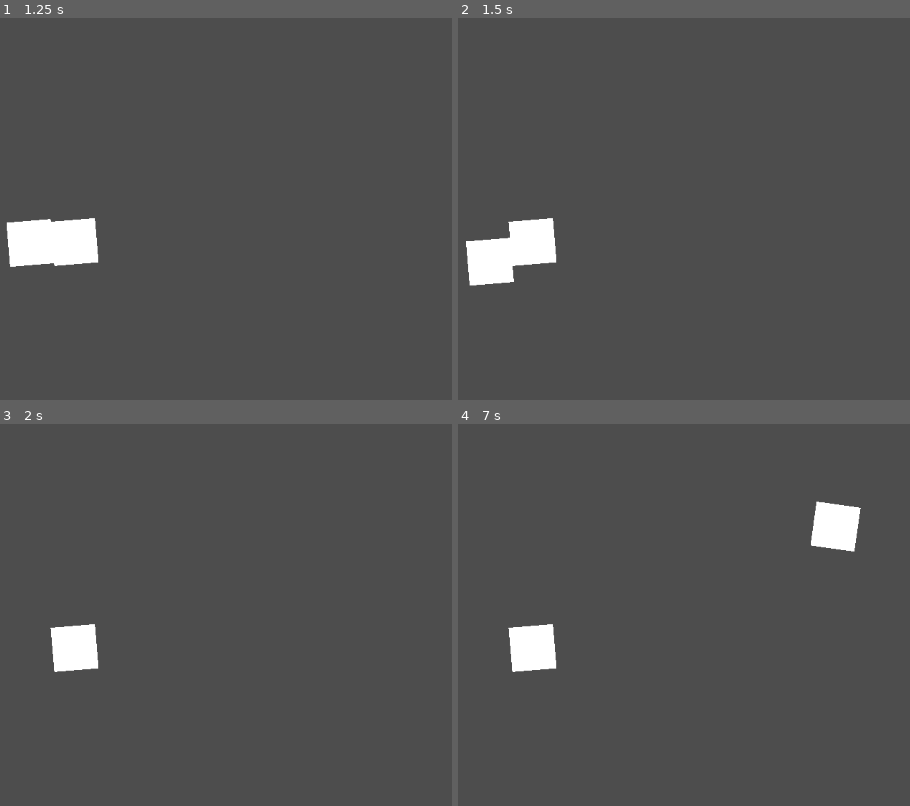
Above: before the commit, frames 1-4 (two rows, left to right).
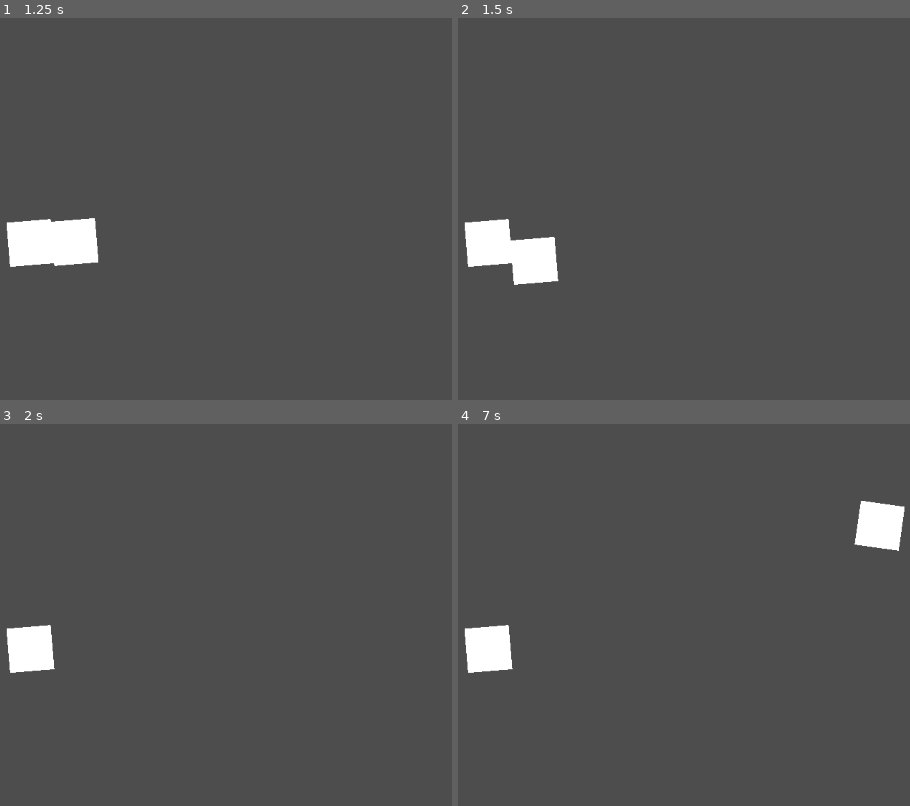
Above: after the commit, the same moments.

Repository: ChrisCee2/20gc4indy500
Game: Godot game, scene res://multiplayer.tscn
The game is run twice, just before and just after one commit, with the same random seed, the same clock (stepped at 60 frames per second) and the same inputs.
Inputs:
- Up to frame 1 (1.25 s): tap Enter at 0.5 s; hold D (right) from 0.53 s (still down)
- Up to frame 2 (1.5 s): tap Space at 1.25 s; release D (right) at 1.28 s; hold S (down) from 1.28 s (still down)
- Up to frame 3 (2 s): keep holding S (down)
- Up to frame 4 (7 s): release S (down) at 2.03 s; hold D (right) 2.03-2.78 s; tap Enter at 2.75, 4.25 s; hold W (up) 2.78-3.53 s; tap Space at 3.5, 5 s; hold A (left) 3.53-5.03 s; hold S (down) 5.03-5.78 s; hold D (right) 5.78-6.53 s; hold W (up) from 6.53 s (still down)

Frame 1 is identical in both runs. In frame 2, 2.0% of the frame differs, in the area x 1-23%, y 52-71%; in frame 3, 2.3%; in frame 4, 4.6%, in the area x 1-99%, y 20-66%.

Commit message:
GC4-2: Disable controller inputs and support wasd / arrows for multiplayer

Diff:
--- a/controllers/input_controller.gd
+++ b/controllers/input_controller.gd
@@ -26,13 +26,12 @@
 func update_input(event: InputEvent, device: int) -> void:
 	if event.device != device:
 		return
-	var device_name: String = Input.get_joy_name(device)
 	ps3_controller_handler.update_input(input_map, event, device, controller_dead_zone)
 
 
 # Run on unhandled_input
-func update_keyboard_input(event: InputEvent, device: int) -> void:
-	if event.device != device:
+func update_keyboard_input(event: InputEvent, device: int, keys: Dictionary) -> void:
+	if event is InputEventKey and !keys.get(event.as_text_keycode(), false):
 		return
 	for action in input_map:
 		if event.is_action(action):
--- a/multiplayer.gd
+++ b/multiplayer.gd
@@ -2,20 +2,16 @@
 
 @onready var players: Node = $Players
 
+var player_keys: Dictionary = {
+	0: {"Up": true, "Left": true, "Down": true, "Right": true},
+	1: {"W": true, "A": true, "S": true, "D": true}
+}
+
 
 func _ready() -> void:
-	var connected_controllers: Array[int] = Input.get_connected_joypads()
-	print(connected_controllers)
 	var i: int = 0
-	if connected_controllers.size() > 0:
-		for player in players.get_children():
-			if player is Player:
-				player.set_device(connected_controllers[i])
-				i += 1
-				if i >= connected_controllers.size():
-					return
-	else:
-		for player in players.get_children():
-			if player is Player:
-				player.set_device(i)
-				return
+	for player in players.get_children():
+		if player is Player:
+			player.set_device(i)
+			player.set_keys(player_keys[i])
+			i += 1
--- a/player.gd
+++ b/player.gd
@@ -4,22 +4,25 @@
 @onready var move_controller: MoveController = $MoveController
 
 
+var player_keys: Dictionary = {}
 var device: int = -1
+
+
+func set_keys(keys: Dictionary) -> void:
+	player_keys = keys
 
 
 func set_device(device: int) -> void:
 	self.device = device
-	print(self)
-	print(device)
 
 
 func _unhandled_key_input(event: InputEvent) -> void:
-	input_controller.update_keyboard_input(event, device)
+	input_controller.update_keyboard_input(event, device, player_keys)
 
 
 func _input(event: InputEvent) -> void:
-	print(device)
-	input_controller.update_input(event, device)
+	return
+	# input_controller.update_input(event, device)
 
 
 func _physics_process(delta: float) -> void:
